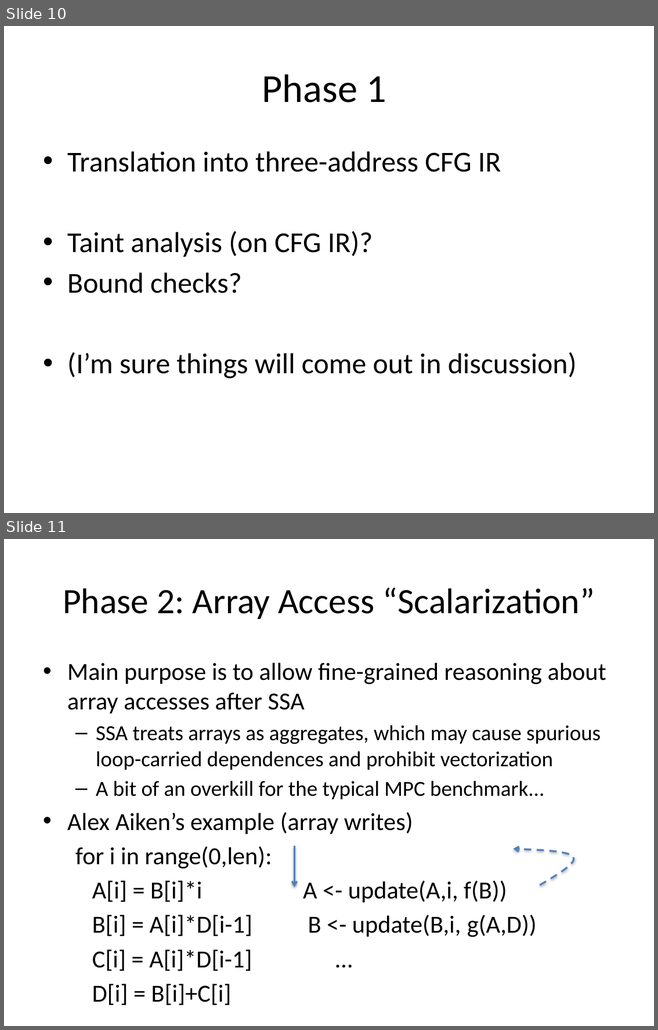
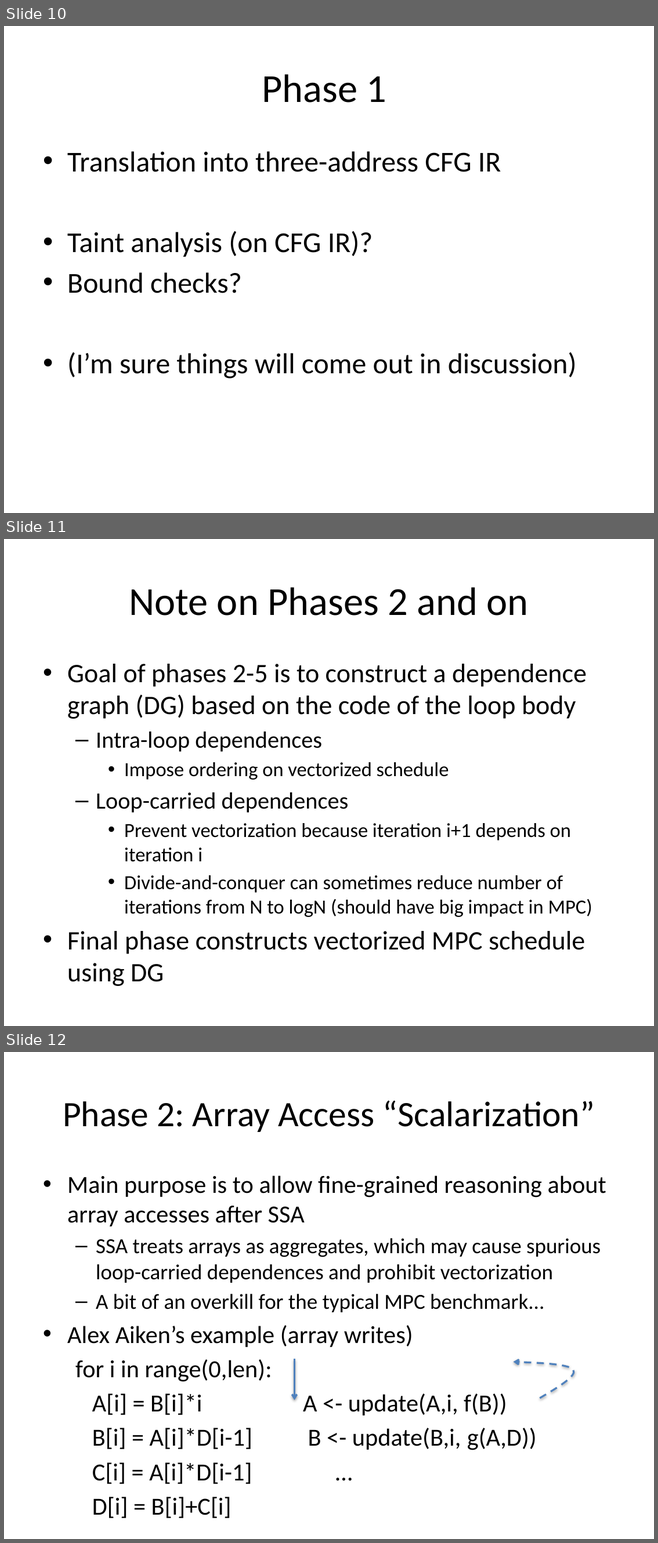
Before and after one commit to milana2/ParallelizationForMPC, a slide deck: MPC_Compiler_Misc_Notes.pptx. Shown one above the other, each under a label of ours: slides 10 and 11 before the commit, slides 10, 11 and 12 after it. The pictures are 658x1030 and 658x1543 pixels, drawn with LibreOffice and Linux fonts; fonts in the diff are those of the drawing. Boxes give left, top, right and bottom in pixels: in the first picture for what was removed or moved away, otherwise in the second. Text is boxed around its words. In the diff, an @@ line names an element or a change of style, - is before the commit and + after.

```diff
--- a/MPC_Compiler_Misc_Notes.pptx
+++ b/MPC_Compiler_Misc_Notes.pptx
@@ slide 11 added at (4,539,654,1026), background #FFFFFF @@
@@ title added at (129,587,528,616), 44 pt, text #000000 @@
+Note on Phases 2 and on
@@ text added at (67,664,592,986), 22.2 pt, text #000000 @@
+• Goal of phases 2-5 is to construct a dependence graph (DG) based on the code of the loop body
+  – Intra-loop dependences
+    • Impose ordering on vectorized schedule
+  – Loop-carried dependences
+    • Prevent vectorization because iteration i+1 depends on iteration i
+    • Divide-and-conquer can sometimes reduce number of iterations from N to logN (should have big impact in MPC)
+• Final phase constructs vectorized MPC schedule using DG
@@ what was slide 11 is now slide 12 @@
```
Also in this commit, not shown: 1 slide changed.
